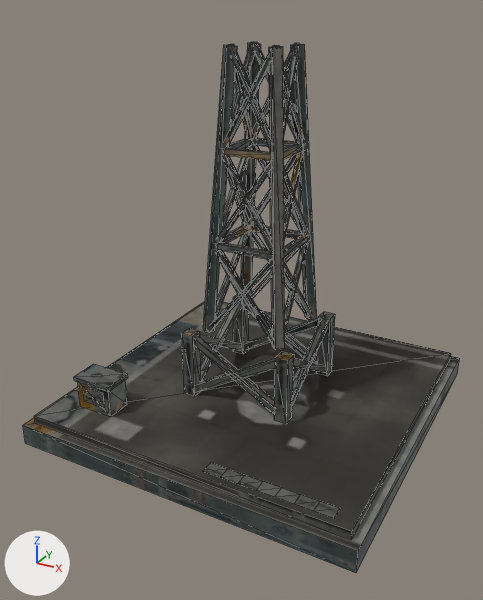
The glTF model game/world/models/deep_drill.glb as it was, and as the next commit left it.
The view is the same before and after, from a 50 mm lens placed at (0.653, -1.283, 0.921), pointed at (-0.014, -0.07, 0.315). Lighting does not change. The marker at lower left points along +X, +Y and +Z. The first picture is the older version. Mesh edges are drawn as thin lines. Where no turn or scale is listed for an object, it has been applied to the vertices. Vertices at exactly the same position are counted once.

Names of what the first picture shows: 'te_deep_drill'.
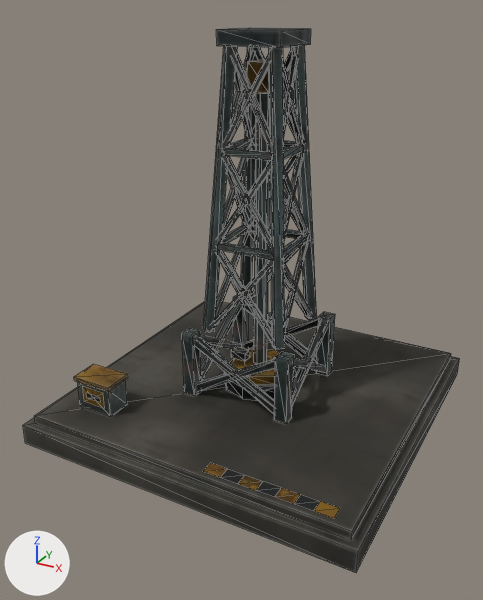
Edits to the scene script, one JSON object a line:
```json
{"block": "me_te_deep_drill", "where": "# used by ob_te_deep_drill; location = (0.0, 0.0, 0.0)"}
{"op": "remove", "block": "me_te_deep_drill", "code": "me_te_deep_drill.from_pydata(...)  # 444 vertices, 642 faces; spans x -0.4..0.4, y -0.4..0.4, z 0.0..0.853"}
{"op": "add", "block": "me_te_deep_drill", "code": "me_te_deep_drill.from_pydata(...)  # 480 vertices, 702 faces; spans x -0.4..0.4, y -0.4..0.4, z 0.0..0.88"}
{"block": "me_te_deep_drill", "change": "me_te_deep_drill part 1: a new loose piece, a box spanning x -0.07..0.07, y -0.07..0.07, z 0.85..0.88, in mat_te_deep_drill"}
{"block": "me_te_deep_drill", "change": "me_te_deep_drill part 2: a new loose piece, a box spanning x -0.025..0.025, y -0.025..0.025, z 0.76..0.82, in mat_te_deep_drill"}
{"block": "me_te_deep_drill", "change": "me_te_deep_drill part 3: a new loose piece, a 10-sided cylinder along z spanning x -0.086..0.086, y -0.09..0.09, z 0.07..0.1, in mat_te_deep_drill"}
{"block": "me_te_deep_drill", "change": "me_te_deep_drill part 4: 629 kept faces spanning x -0.4..0.4, y -0.4..0.4, z 0.0..0.853 get new texture (UV) coordinates"}
{"op": "add", "block": "me_move_drill", "code": ["me_move_drill = bpy.data.meshes.new('move_drill')", "me_move_drill.from_pydata(...)  # a box spanning x 0.035..0.075, y -0.012..0.012, z 0.025..0.045; a 6-sided cylinder along z spanning x -0.065..0.065, y -0.075..0.075, z 0.0..0.025; a box spanning x -0.075..-0.035, y -0.012..0.012, z 0.025..0.045; a 6-sided cylinder along z spanning x -0.014..0.014, y -0.016..0.016, z 0.025..0.66", "me_move_drill.materials.append(mat_te_deep_drill)"]}
{"op": "add", "block": "ob_move_drill", "code": ["ob_move_drill = bpy.data.objects.new('move_drill', me_move_drill)", "ob_move_drill.location = (0.0, 0.0, 0.1)"]}
```

What differs and where, as boxes (x1, y1, x2, y2) in the pictures (483 x 600 px):
```json
{"object": "te_deep_drill", "change": "reshaped", "before": [23, 42, 460, 573], "after": [23, 27, 460, 573]}
{"object": "move_drill", "change": "added", "after": [230, 93, 279, 385]}
{"part": 1, "of": "me_te_deep_drill", "change": "added", "after": [216, 27, 311, 48]}
{"part": 2, "of": "me_te_deep_drill", "change": "added", "after": [247, 60, 269, 94], "on screen": "brown"}
{"part": 3, "of": "me_te_deep_drill", "change": "added", "after": [224, 369, 296, 400]}
{"part": 4, "of": "me_te_deep_drill", "change": "surface changed", "before": [23, 45, 460, 573], "after": [23, 45, 460, 573]}
```
